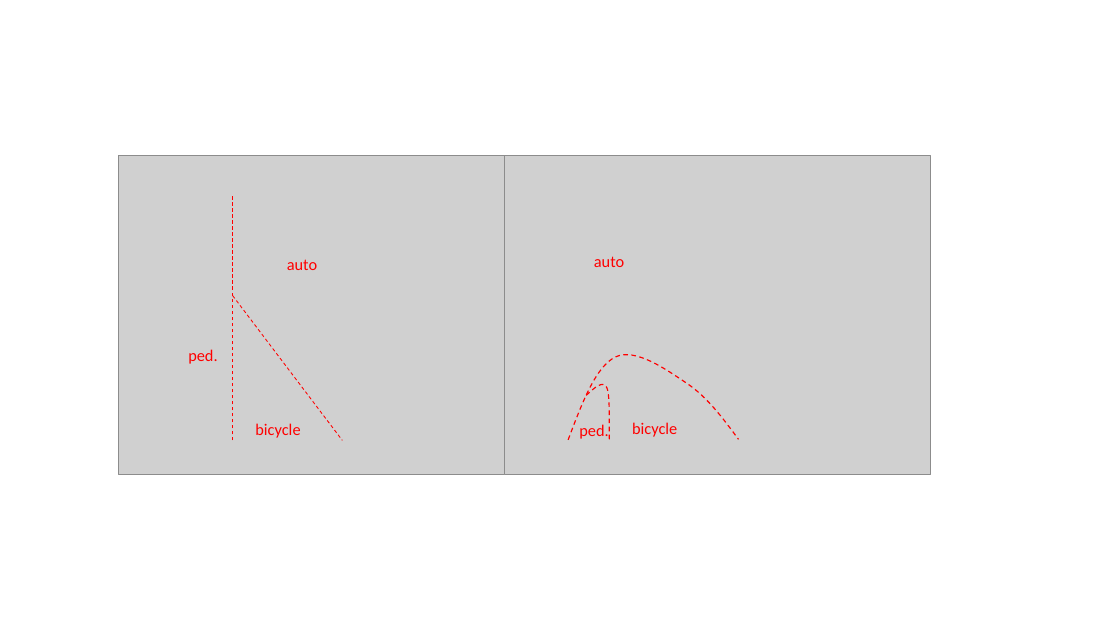
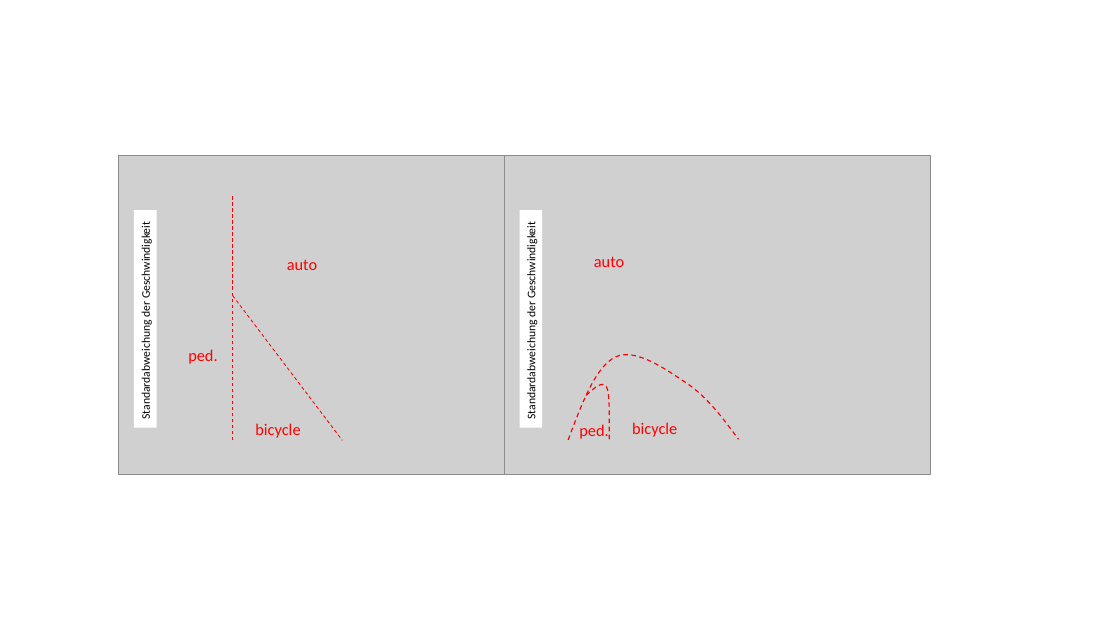
Before and after one commit to LennartKoepper/Bachelor-Thesis, a slide deck: slide 10 of Microsoft PowerPoint-Präsentation (neu).pptx. Drawn at 1120x630 pixels with LibreOffice and Linux fonts; fonts in the diff are those of the drawing; grey boxes stand for pictures. Boxes give left, top, right and bottom in pixels: in the first picture for what was removed or moved away, otherwise in the second. Text is boxed around its words. In the diff, an @@ line names an element or a change of style, - is before the commit and + after.

```diff
--- a/Microsoft PowerPoint-Präsentation (neu).pptx
+++ b/Microsoft PowerPoint-Präsentation (neu).pptx
@@ rectangle added at (134, 210, 156, 428), fill #FFFFFF, 10 pt, text #000000 @@
+Standardabweichung der Geschwindigkeit
@@ rectangle added at (520, 210, 543, 428), fill #FFFFFF, 10 pt, text #000000 @@
+Standardabweichung der Geschwindigkeit
```
Also in this commit, not shown: 1 other file.
